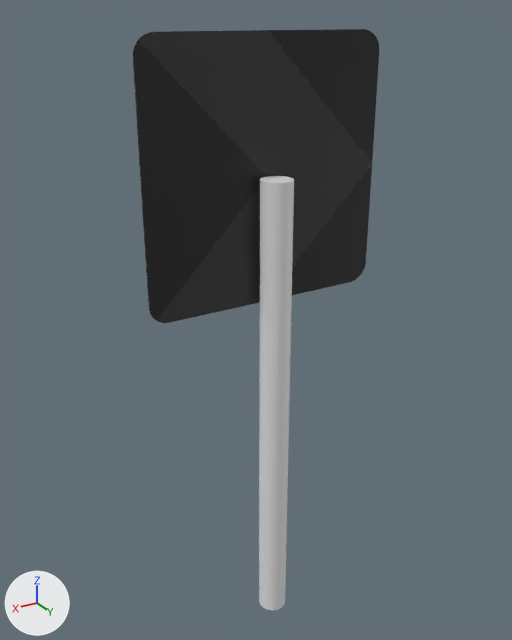
A saved change to the COLLADA model worlds/models/meshes/Sharp_turn_left_short.dae.
The view is the same before and after, from a 50 mm lens placed at (0.139, 0.224, 0.255), pointed at (0.003, -0.003, 0.141). The axes (+X, +Y, +Z) are drawn at lower left. The lights are the same throughout. Where no turn or scale is listed for an object, it has been applied to the vertices.

Before the edit, the objects in view are built like this:
```python
me_cylinder = bpy.data.meshes.new('Cylinder')
me_cylinder.from_pydata(...)  # a 32-sided cylinder along z spanning x -0.006..0.006, y -0.006..0.006, z -0.1..0.1
me_path2103 = bpy.data.meshes.new('path2103')
me_path2103.from_pydata(...)  # 14813 vertices, 28897 faces; spans x -0.0502..0.0498, y -0.0001..0.0, z -0.001..0.1001
# faces by material slot: [445, 792, 3472, 3228, 8413, 4458, 8089]
me_path2103.materials.append(mat_svgmat_005)  # red #c0101b
me_path2103.materials.append(mat_svgmat_001)  # white #fdfdfd
me_path2103.materials.append(mat_svgmat_002)  # pink #eab4b7
me_path2103.materials.append(mat_svgmat_003)  # grey #acabab
me_path2103.materials.append(mat_svgmat_004)  # green #2ba74e
me_path2103.materials.append(mat_svgmat_006)  # black #444242
me_path2103.materials.append(mat_svgmat_007)  # black #353333
ob_cylinder = bpy.data.objects.new('Cylinder', me_cylinder)
ob_cylinder.location = (0.0, 0.0071, 0.1)
ob_path2103 = bpy.data.objects.new('path2103', me_path2103)
ob_path2103.location = (0.0, 0.0, 0.15)
```
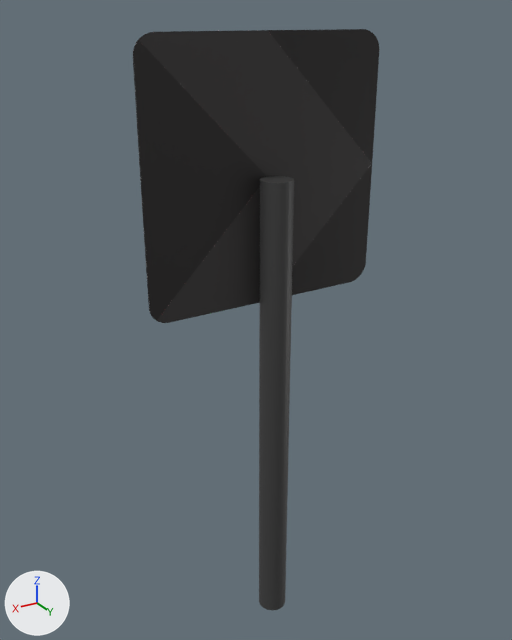
Pixel boxes [x1, y1, x2, y2] of what changed, in the pictures (512 x 640 px):
'Cylinder', recoloured (grey to black): [259, 176, 294, 610] in both

The change in detail:
Material 'Material.001' (mat_material_001) is new.
Its base color is (0.0497, 0.0497, 0.0497) (black #3f3f3f).
me_cylinder has 64 vertices, 124 faces and spans x -0.006..0.006, y -0.006..0.006, z -0.1..0.1.
me_cylinder now uses material mat_material_001 (black #3f3f3f).
